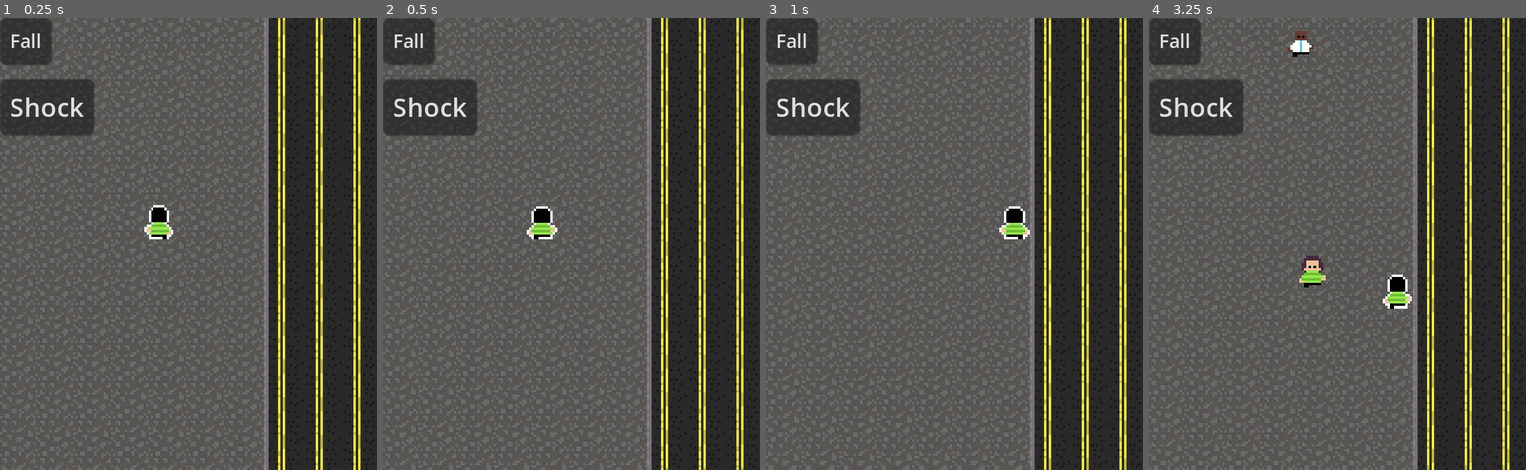
Above: before the commit, frames 1-4 (left to right).
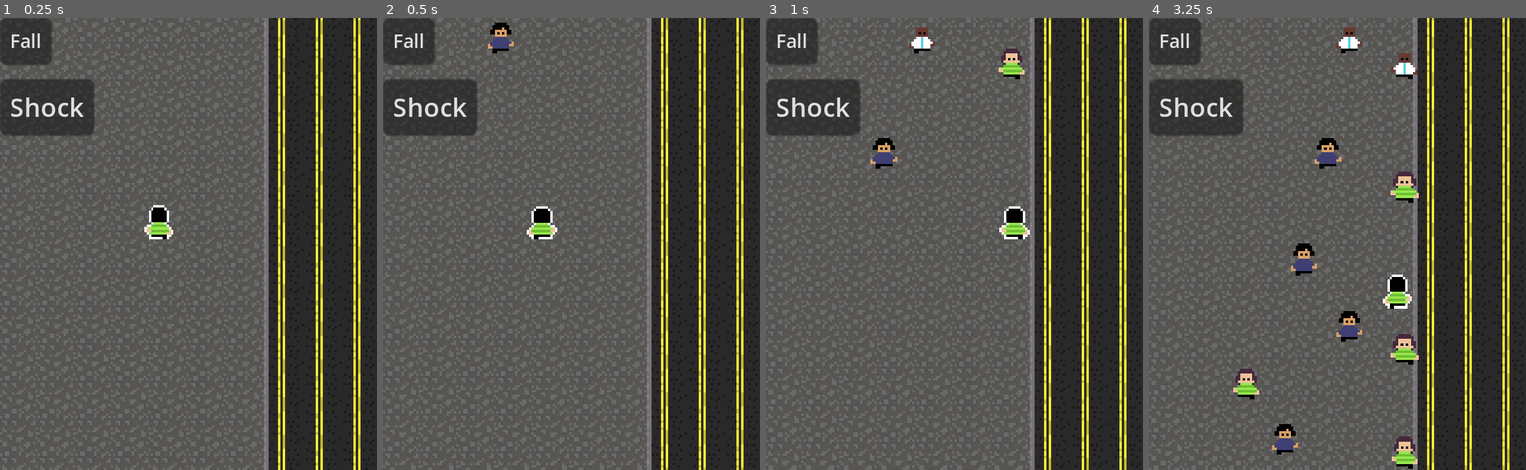
Above: after the commit, the same moments.

Repository: vitrolarium/brazilian-sidewalk
Game: Godot game, scene res://Objects/Scenes/Main.tscn
The game is run twice, just before and just after one commit, with the same random seed, the same clock (stepped at 60 frames per second) and the same inputs. Before the commit the project has no main scene; this scene is started directly in both runs.
Inputs:
- Up to frame 1 (0.25 s): no input
- Up to frame 2 (0.5 s): no input
- Up to frame 3 (1 s): hold D (move_right) from 0.53 s (still down)
- Up to frame 4 (3.25 s): release D (move_right) at 1.28 s; hold S (move_down) 1.28-2.03 s; hold D (move_right) 2.03-2.78 s; hold W (move_up) from 2.78 s (still down)

Frame 1 is identical in both runs. In frame 2, 0.3% of the frame differs, in the area x 27-35%, y 1-8%; in frame 3, 0.9%; in frame 4, 3.6%, in the area x 22-72%, y 2-100%.

Commit message:
little tweaks on peoples

Diff:
--- a/Objects/WalkingPeoples/walking-people-base.gd
+++ b/Objects/WalkingPeoples/walking-people-base.gd
@@ -1,8 +1,10 @@
 extends CharacterBody2D
 
+const PLAYER_COLLISION_LAYER = 2
 const WALK_DIRECTION := Vector2.DOWN
 
 @export var speed : int = 98
+@export var ignore_player : bool = false
 
 var enabled : bool = false
 
@@ -14,13 +16,30 @@
 	enabled = false
 	$AnimationPlayer.pause()
 
+func walk_dodge(dodge_direction : Vector2):
+	velocity = (WALK_DIRECTION + dodge_direction).normalized() * speed
+
+func walk():
+	velocity = WALK_DIRECTION * speed
+
+func move():
+	if $ObjectDetection.is_colliding():
+		if ignore_player:
+			for i in $ObjectDetection.get_collision_count():
+				var col = $ObjectDetection.get_collider(i) as CollisionObject2D
+				if col and not col.get_collision_layer_value(PLAYER_COLLISION_LAYER):
+					walk_dodge(Vector2.LEFT)
+					break
+		else:
+			walk_dodge(Vector2.RIGHT)
+	else:
+		walk()
+	move_and_slide()
+
+
 func _physics_process(_delta: float) -> void:
 	if enabled:
 		move()
 
-func move():
-	if $ObjectDetection.is_colliding():
-		velocity = (WALK_DIRECTION + Vector2.RIGHT).normalized() * speed
-	else:
-		velocity = WALK_DIRECTION * speed
-	move_and_slide()
+func leave_screen() -> void:
+	self.queue_free()
--- a/Objects/WalkingPeoples/walking-people-base.tscn
+++ b/Objects/WalkingPeoples/walking-people-base.tscn
@@ -80,6 +80,7 @@
 [node name="ObjectDetection" type="ShapeCast2D" parent="."]
 position = Vector2(0.5, 0)
 shape = SubResource("RectangleShape2D_akb23")
+target_position = Vector2(0, 100)
 collision_mask = 14
 collide_with_areas = true
 
@@ -95,3 +96,5 @@
 
 [node name="Sprite" type="Sprite2D" parent="."]
 position = Vector2(0, -8)
+
+[connection signal="screen_exited" from="VisibilityNotifier" to="." method="leave_screen"]
--- a/Objects/WalkingPeoples/walking_people_spawner.tscn
+++ b/Objects/WalkingPeoples/walking_people_spawner.tscn
@@ -7,7 +7,7 @@
 
 [sub_resource type="Curve2D" id="Curve2D_jpv5f"]
 _data = {
-"points": PackedVector2Array(0, 0, 0, 0, 16, 0, 0, 0, 0, 0, 96, 0.103)
+"points": PackedVector2Array(0, 0, 0, 0, 8, 0, 0, 0, 0, 0, 104, 0.103)
 }
 point_count = 2
 
@@ -16,12 +16,13 @@
 walking_peoples = [ExtResource("2_ei0mk"), ExtResource("3_r5swy"), ExtResource("4_35mfc")]
 
 [node name="SummonTimer" type="Timer" parent="."]
+wait_time = 0.25
 
 [node name="SpawnPath" type="Path2D" parent="."]
 curve = SubResource("Curve2D_jpv5f")
 
 [node name="SpawnPoint" type="PathFollow2D" parent="SpawnPath"]
-position = Vector2(16, -8)
+position = Vector2(8, -8)
 v_offset = -8.0
 rotates = false
 
--- a/project.godot
+++ b/project.godot
@@ -11,6 +11,7 @@
 [application]
 
 config/name="Brazilian-sidewalk"
+run/main_scene="res://Objects/Scenes/Main.tscn"
 config/features=PackedStringArray("4.0", "GL Compatibility")
 boot_splash/use_filter=false
 config/icon="res://icon.svg"
